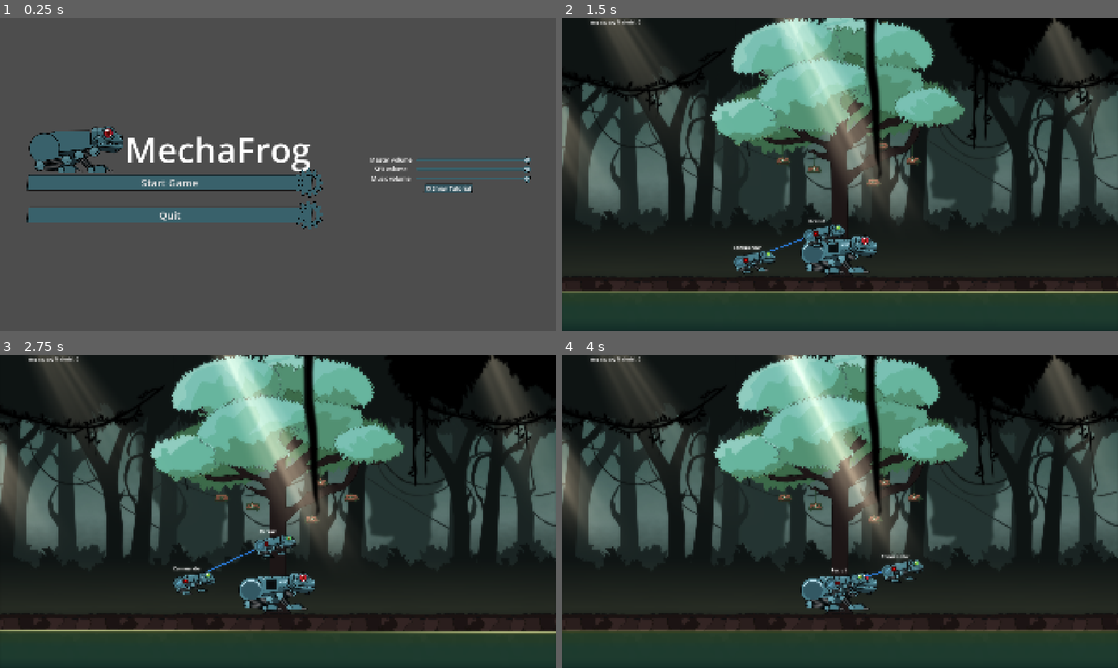
Above: before the commit, frames 1-4 (two rows, left to right).
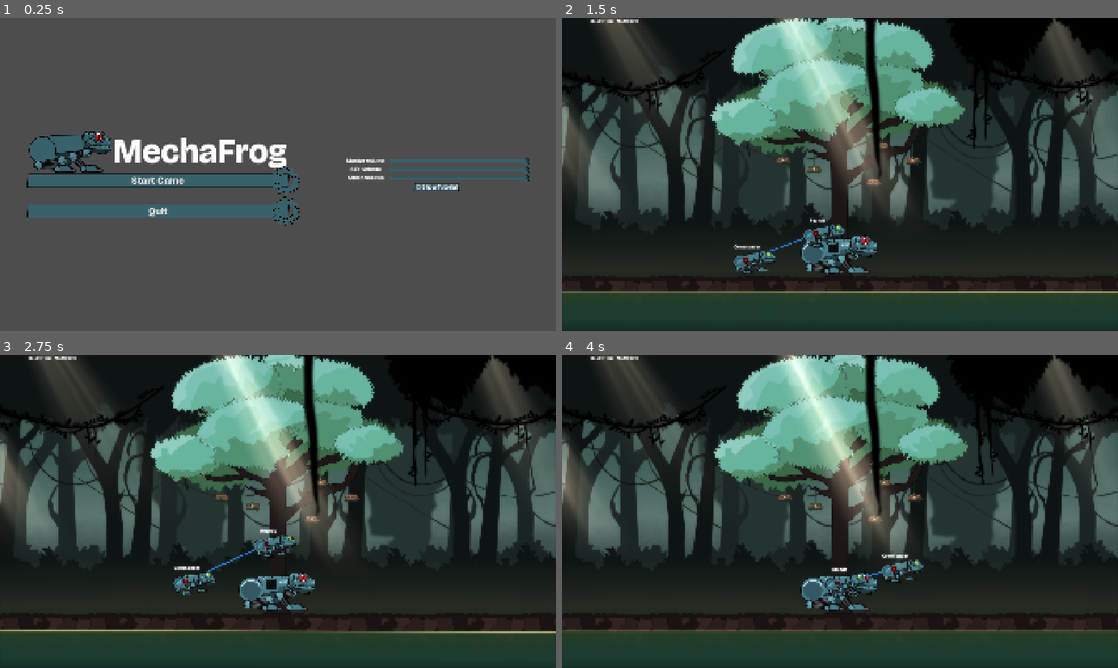
Above: after the commit, the same moments.

Repository: chirp-games/godot-wild-jam-98
Game: Godot game, scene res://menu/menu.tscn
Same seed, same stepped clock (60 frames per second), same inputs: the game is played once before the commit and once after it. This scene is started directly instead of the project's main scene. The engine's default icon, where the game draws it, is replaced by a stand-in: a white triangle on a blue panel in a dark square.
Inputs (mouse positions are in pixels of both pictures, inside the frame that each line leads up to):
- Up to frame 1 (0.25 s): no input
- Up to frame 2 (1.5 s): click "Start Game" at 0.5 s; click "Start Wave" at 1.25 s
- Up to frame 3 (2.75 s): drag from (222, 583) to (278, 530) at 2.02 s
- Up to frame 4 (4 s): drag from (745, 580) to (840, 530) at 2.77 s; move the mouse to (895, 442) at 3.52 s; hold Right (move_right) from 3.53 s (still down); hold Right mouse button (right_click) from 3.53 s (still down)

The runs differ from the first frame. In frame 1, 7.1% of the frame differs, in the area x 4-96%, y 34-68%; in frame 2, 0.2%; in frame 3, 0.2%; in frame 4, 0.2%.
Error in both runs: Invalid call. Nonexistent function 'detect' in base 'Nil'. (res://resources/mechs/detection_software/detect_compose.gd:9)

Commit message:
Web notification, set default font, use small gear.

Diff:
--- a/menu/menu.gd
+++ b/menu/menu.gd
@@ -7,6 +7,9 @@
 
 func _ready() -> void:
 	title.text = ProjectSettings.get_setting("application/config/name")
+	if OS.has_feature("web"):
+		(%WebAlert as Control).show()
+		(%Quit as Control).hide()
 
 func start_pressed() -> void:
 	print("Starting the game")
--- a/menu/menu.tscn
+++ b/menu/menu.tscn
@@ -62,6 +62,15 @@
 stop_on_down = false
 cog_scale = 1.675
 
+[node name="WebAlert" type="Label" parent="MainMenuContainer/MainMenu" unique_id=451587368]
+unique_name_in_owner = true
+visible = false
+layout_mode = 2
+theme_override_font_sizes/font_size = 36
+text = "This is the web build! For better sound and performance, download your native export."
+horizontal_alignment = 1
+autowrap_mode = 3
+
 [node name="OptionsContainer" type="MarginContainer" parent="." unique_id=1329727717]
 layout_mode = 2
 size_flags_horizontal = 3
--- a/menu/volume.gd
+++ b/menu/volume.gd
@@ -34,7 +34,7 @@
 		bus_slider.value_changed.connect(bus_slider._on_value_changed)
 
 		bus_slider_icon = TextureRect.new()
-		bus_slider_icon.texture = preload("res://assets/ui/gear_12.png")
+		bus_slider_icon.texture = preload("res://assets/ui/gear_12_28.png")
 		bus_slider_icon.expand_mode = TextureRect.EXPAND_IGNORE_SIZE
 
 		bus_slider_icon.offset_transform_enabled = true
--- a/project.godot
+++ b/project.godot
@@ -62,6 +62,7 @@
 
 timers/tooltip_delay_sec=0.0
 theme/custom="uid://bp35ok3gel4nx"
+theme/custom_font="uid://5ldt5s4j5ox3"
 
 [input]
 
